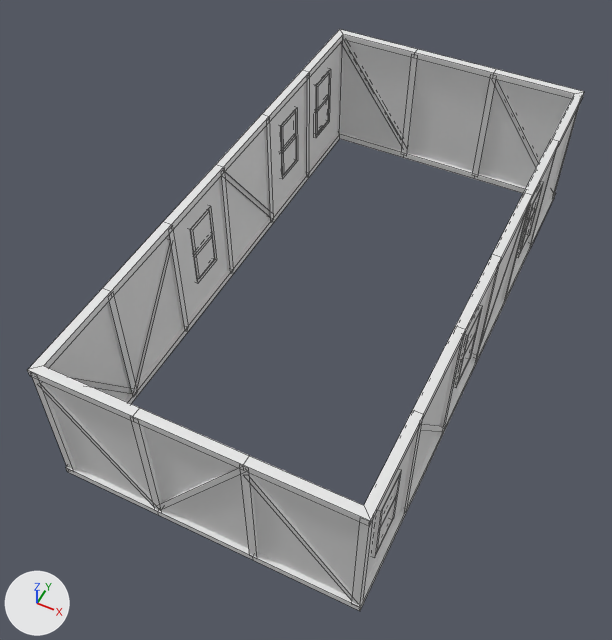
Two versions of the OBJ model Unity/Level Design/Assets/Building Models/FirstFloor/Floor 1 8x16.obj, one commit apart.
One viewpoint serves both versions: a 50 mm camera at (6.59, -15.82, 18.81) aimed at (-0.54, -1.55, 0.97). Lighting does not change. The marker at lower left points along +X, +Y and +Z. Mesh edges are drawn as thin lines. Where no turn or scale is listed for an object, it has been applied to the vertices.

Script lines for the objects in view, before the commit:
```python
me_floor_1_8x16 = bpy.data.meshes.new('Floor 1 8x16')
me_floor_1_8x16.from_pydata(...)  # 544 vertices, 382 faces; spans x -4.1..4.1, y -8.1..8.1, z -0.1..4.1
ob_floor_1_8x16 = bpy.data.objects.new('Floor 1 8x16', me_floor_1_8x16)
ob_floor_1_8x16.location = (0.0, 0.0, 0.0)
```
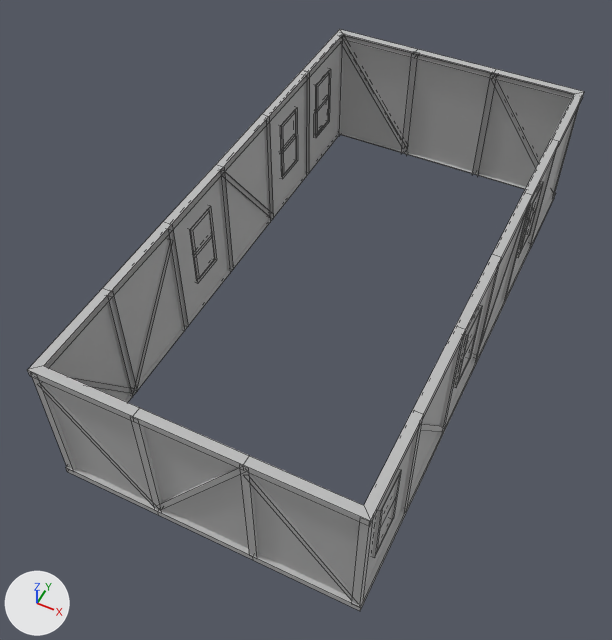
What changed in the scene script:
```text
Add mat_initialshadinggroup:
    mat_initialshadinggroup = principled_material('initialShadingGroup')
    mat_initialshadinggroup.base_color = (0.5, 0.5, 0.5)  # grey #bcbcbc
    mat_initialshadinggroup.roughness = 1.0
Change me_floor_1_8x16:
    used by ob_floor_1_8x16; location = (0.0, 0.0, 0.0)
    remove me_floor_1_8x16.from_pydata(...)  # 544 vertices, 382 faces; spans x -4.1..4.1, y -8.1..8.1, z -0.1..4.1
    add me_floor_1_8x16.from_pydata(...)  # 526 vertices, 278 faces; spans x -4.1..4.1, y -8.1..8.1, z -0.1..4.1
    me_floor_1_8x16 part 1
    18 vertices are removed from x -3.9..3.9, y -7.9..7.9, z -0.1
    104 faces are deleted
    me_floor_1_8x16 part 2: 278 faces spanning x -4.1..4.1, y -8.1..8.1, z -0.1..4.1 switch from no material to mat_initialshadinggroup (grey #bcbcbc)
```

Changed parts and their boxes (x1, y1, x2, y2) in the pictures (612 x 640 px):
part 1 of me_floor_1_8x16, deleted: before (44, 34, 574, 404)
part 2 of me_floor_1_8x16, recoloured: (28, 29, 584, 611) in both
